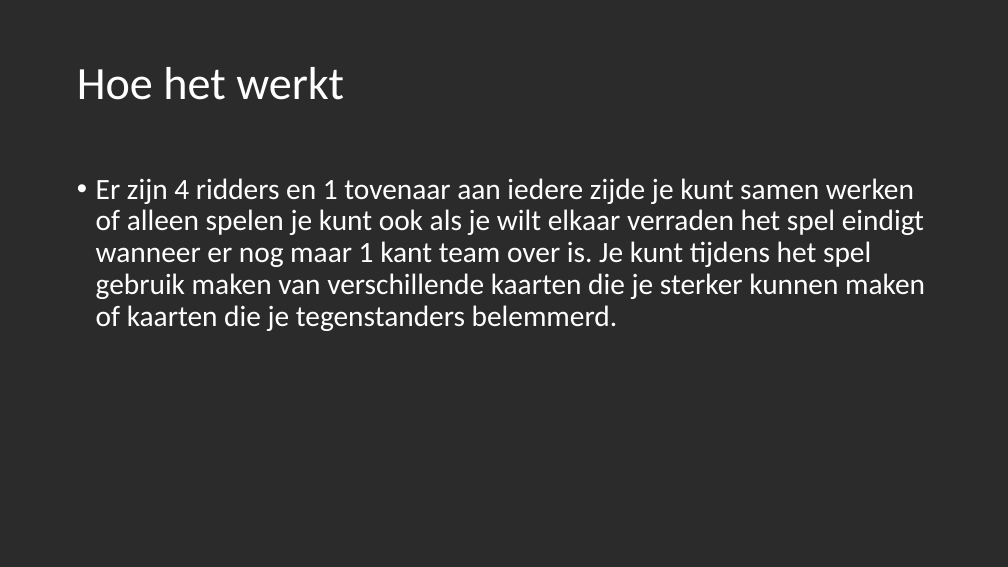
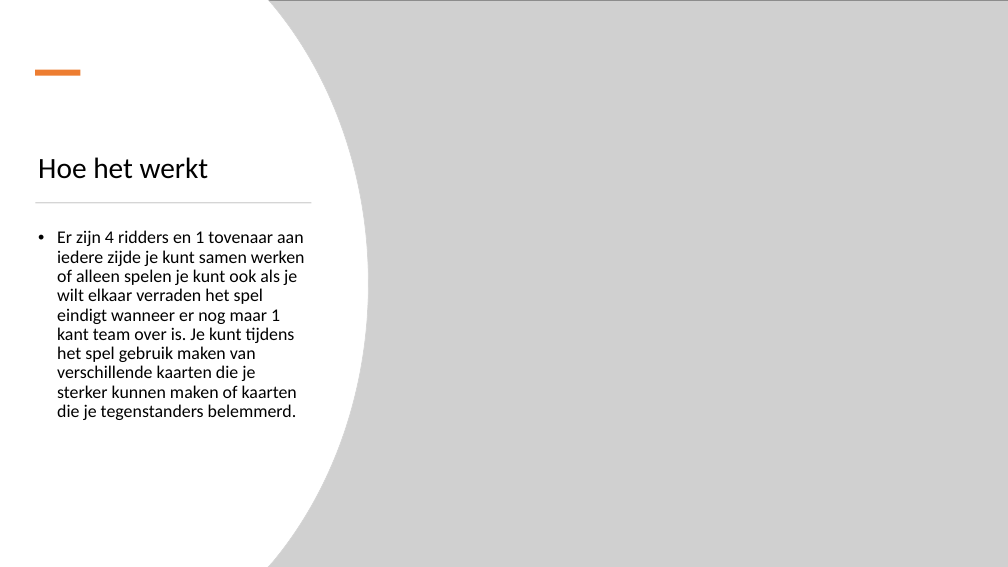
Before and after one commit to Ogulcan2005/Leren-programmeren, a slide deck: slide 4 of DevSkills/Presentatie prototype.pptx (slide 3 before the commit). Drawn at 1008x567 pixels with LibreOffice and Linux fonts; fonts in the diff are those of the drawing; grey boxes stand for pictures; background and template pictures are left out; a plain dark background stands for a picture behind light text. Boxes give left, top, right and bottom in pixels: in the first picture for what was removed or moved away, otherwise in the second. Text is boxed around its words. In the diff, an @@ line names an element or a change of style, - is before the commit and + after.

```diff
--- a/DevSkills/Presentatie prototype.pptx
+++ b/DevSkills/Presentatie prototype.pptx
@@ background picture (left out) to #FFFFFF @@
@@ freeform shape added at (x1=0, y1=0, x2=368, y2=567), fill #FFFFFF, outline #D5D5D5 0.75 pt @@
@@ freeform shape added at (x1=0, y1=0, x2=368, y2=567), fill #FFFFFF @@
@@ picture added at (x1=268, y1=0, x2=1008, y2=567) @@
@@ rectangle added at (x1=35, y1=70, x2=80, y2=76), fill #ED7D31 @@
@@ title "Hoe het werkt" moved from (x1=77, y1=67, x2=344, y2=100) to (x1=38, y1=157, x2=209, y2=179) @@
@@ title "Hoe het werkt" at (x1=38, y1=157, x2=209, y2=179): size 44 to 28 pt, text colour #FFFFFF to #000000; vertical alignment middle to bottom @@
@@ rectangle added at (x1=36, y1=202, x2=312, y2=203), fill #D5D5D5 @@
@@ text "Er zijn 4 ridders en ..." moved from (x1=96, y1=178, x2=925, y2=331) to (x1=57, y1=230, x2=305, y2=420) @@
@@ text "Er zijn 4 ridders en ..." at (x1=57, y1=230, x2=305, y2=420): size 28 to 17 pt, text colour #FFFFFF to #000000 @@
```
Also in this commit, not shown: 3 other slides changed, 5 slides added, 23 other files.
